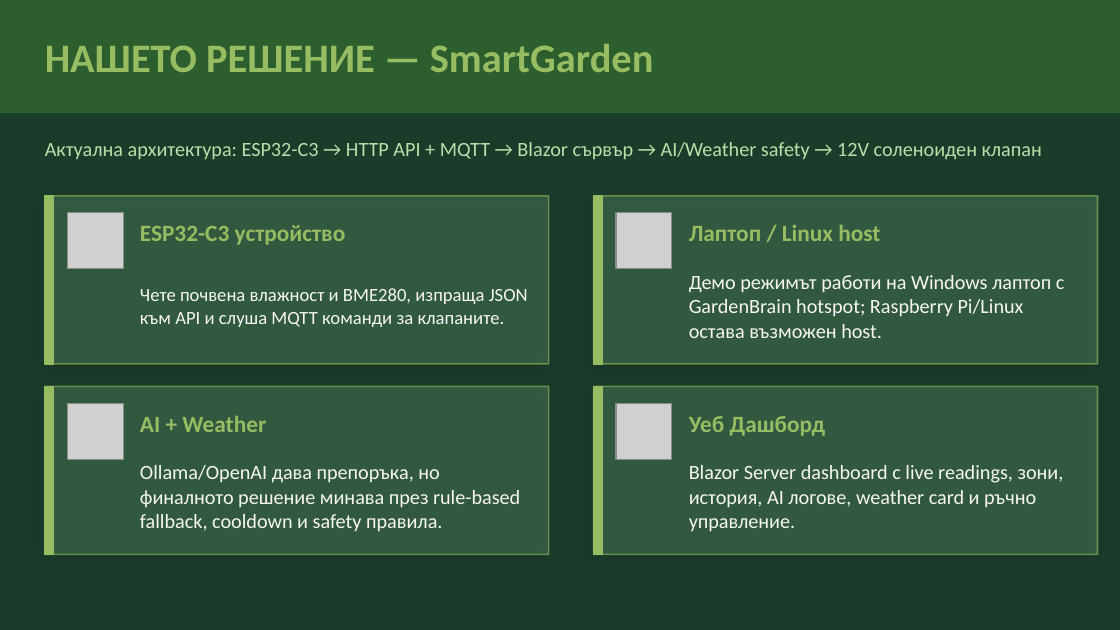
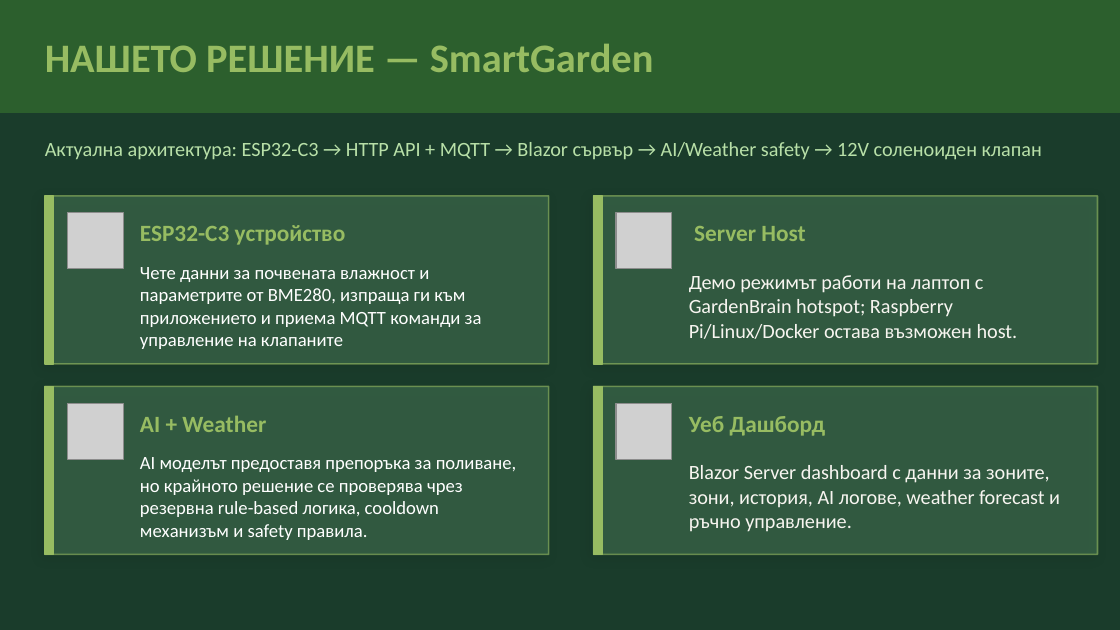
Before and after one commit to FPHAV1S/SmartGarden, a slide deck: slide 3 of SmartGarden_Presentation.pptx. Drawn at 1120x630 pixels with LibreOffice and Linux fonts; fonts in the diff are those of the drawing; grey boxes stand for pictures. Boxes give left, top, right and bottom in pixels: in the first picture for what was removed or moved away, otherwise in the second. Text is boxed around its words. In the diff, an @@ line names an element or a change of style, - is before the commit and + after.

```diff
--- a/SmartGarden_Presentation.pptx
+++ b/SmartGarden_Presentation.pptx
@@ text at bbox=[694, 226, 805, 241]: text changed @@
-Лаптоп / Linux host
+Server Host
@@ text at bbox=[140, 267, 482, 349]: text changed; text colour #F7F5F0 to #FFFFFF @@
-Чете почвена влажност и BME280, изпраща JSON към API и слуша MQTT команди за клапаните.
+Чете данни за почвената влажност и параметрите от BME280, изпраща ги към приложението и приема MQTT команди за управление на клапаните
@@ text at bbox=[689, 275, 1018, 339]: text changed @@
-Демо режимът работи на Windows лаптоп с GardenBrain hotspot; Raspberry Pi/Linux остава възможен host.
+Демо режимът работи на лаптоп с GardenBrain hotspot; Raspberry Pi/Linux/Docker остава възможен host.
@@ text at bbox=[140, 457, 517, 540]: text changed; size 13 to 12 pt; text colour #F7F5F0 to #FFFFFF @@
-Ollama/OpenAI дава препоръка, но финалното решение минава през rule-based fallback, cooldown и safety правила.
+AI моделът предоставя препоръка за поливане, но крайното решение се проверява чрез резервна rule-based логика, cooldown механизъм и safety правила.
@@ text at bbox=[689, 465, 1060, 532]: text changed @@
-Blazor Server dashboard с live readings, зони, история, AI логове, weather card и ръчно управление.
+Blazor Server dashboard с данни за зоните, зони, история, AI логове, weather forecast и ръчно управление.
```
Also in this commit, not shown: 6 other slides changed, 23 other files.
